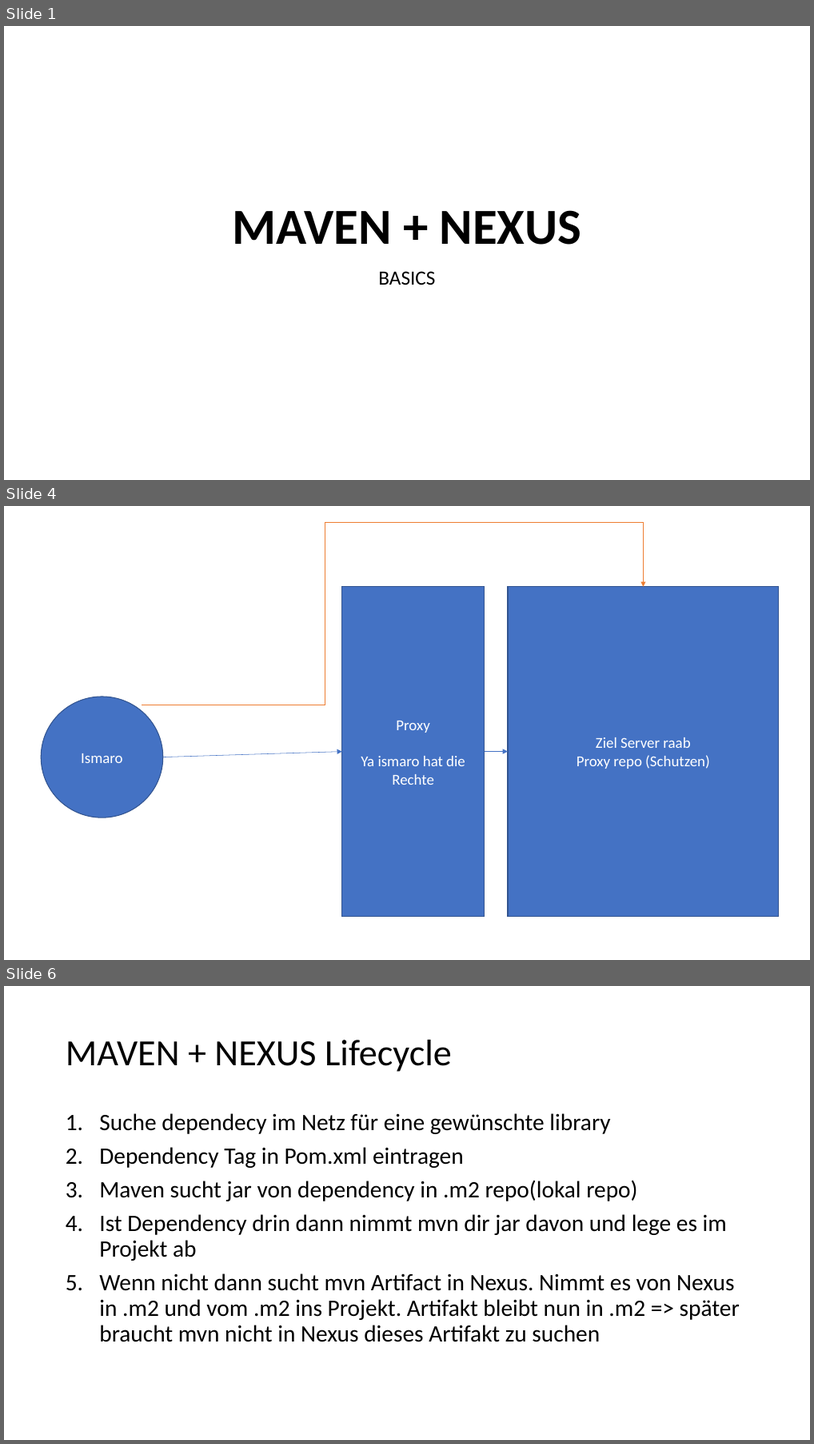
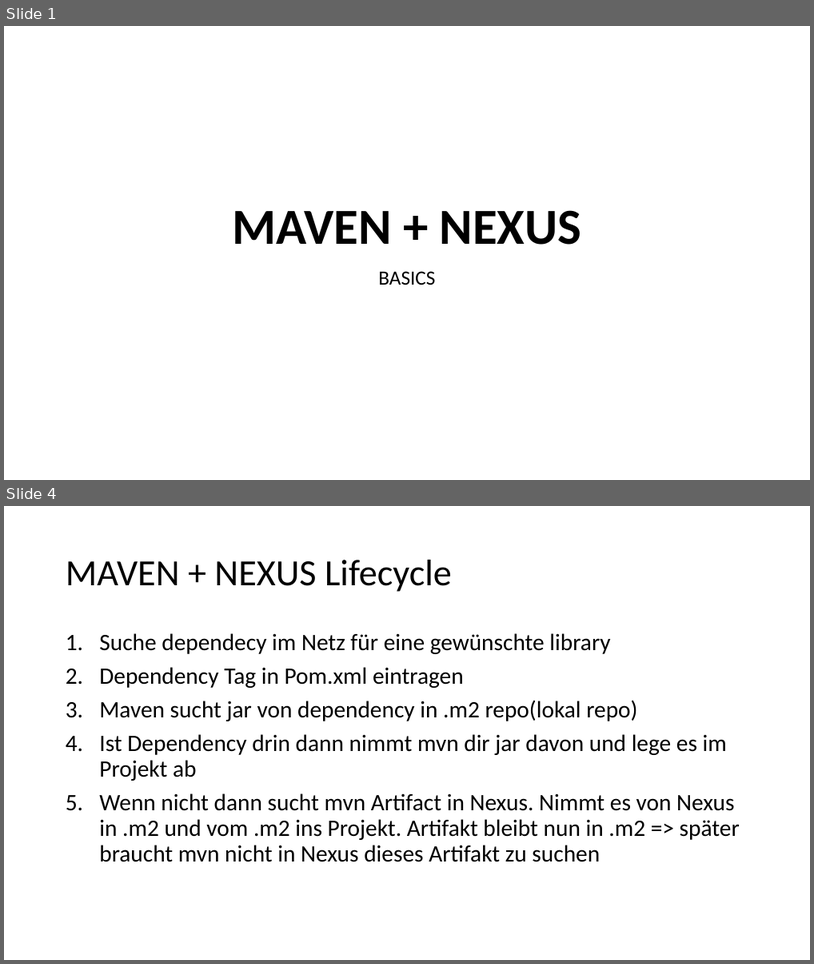
Before and after one commit to cedrica/schulung, a slide deck: MAVEN.pptx. Shown one above the other, each under a label of ours: slides 1, 4 and 6 before the commit, slides 1 and 4 after it; the slides between them are not shown. The pictures are 814x1444 and 814x964 pixels, drawn with LibreOffice and Linux fonts; fonts in the diff are those of the drawing. Boxes give left, top, right and bottom in pixels: in the first picture for what was removed or moved away, otherwise in the second. Text is boxed around its words. In the diff, an @@ line names an element or a change of style, - is before the commit and + after.

```diff
--- a/MAVEN.pptx
+++ b/MAVEN.pptx
@@ slide 4 removed at (4, 506, 810, 960), background #FFFFFF @@
@@ elbow arrow removed from (142, 704) to (643, 587) @@
@@ rectangle removed at (342, 587, 484, 916) @@
-Proxy
-Ya ismaro hat die Rechte
@@ rectangle removed at (508, 587, 779, 916) @@
-Ziel Server raab
-Proxy repo (Schutzen)
@@ ellipse removed at (41, 696, 163, 817) @@
-Ismaro
@@ arrow removed from (163, 757) to (342, 752) @@
@@ arrow removed from (484, 752) to (508, 752) @@
@@ what was slide 6 is now slide 4 @@
```
Also in this commit, not shown: 3 slides changed, 5 slides added, 3 other slides removed, 16 other files.
